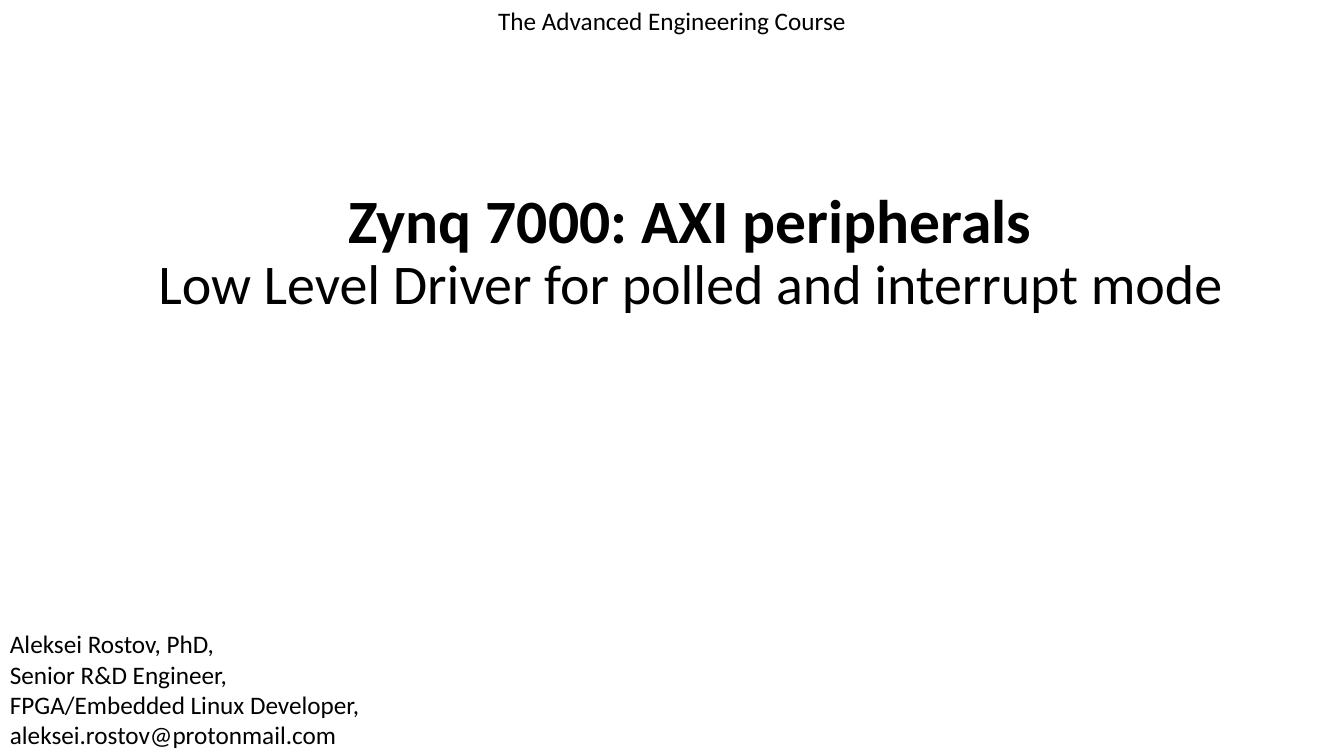
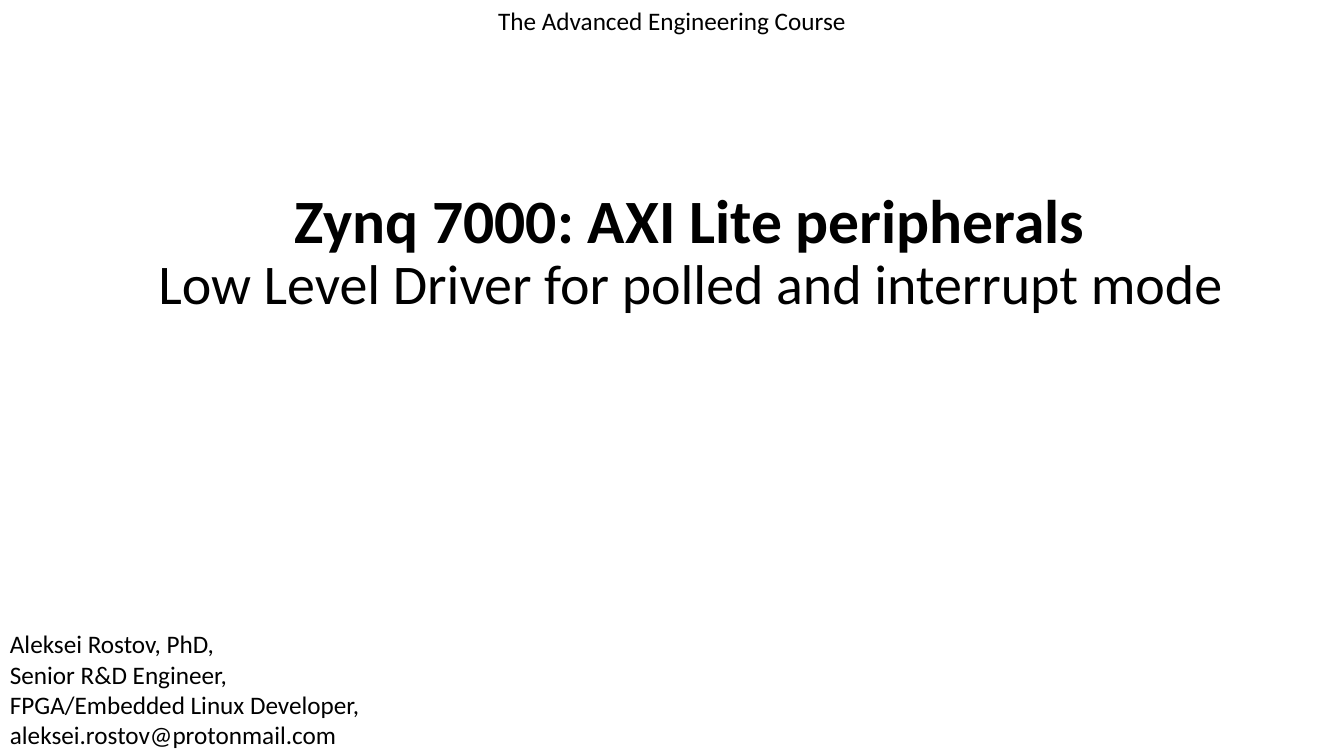
Before and after one commit to farbius/edu-embedded, a slide deck: slide 1 of bm-sfr-driver/MF.pptx. Drawn at 1344x756 pixels with LibreOffice and Linux fonts; fonts in the diff are those of the drawing. Boxes give left, top, right and bottom in pixels: in the first picture for what was removed or moved away, otherwise in the second. Text is boxed around its words. In the diff, an @@ line names an element or a change of style, - is before the commit and + after.

Commit message:
pptx

```diff
--- a/bm-sfr-driver/MF.pptx
+++ b/bm-sfr-driver/MF.pptx
@@ text at (295,199,1084,253): text changed @@
-Zynq 7000: AXI peripherals
+Zynq 7000: AXI Lite peripherals
```
Also in this commit, not shown: 1 other slide changed, 2 other files.
